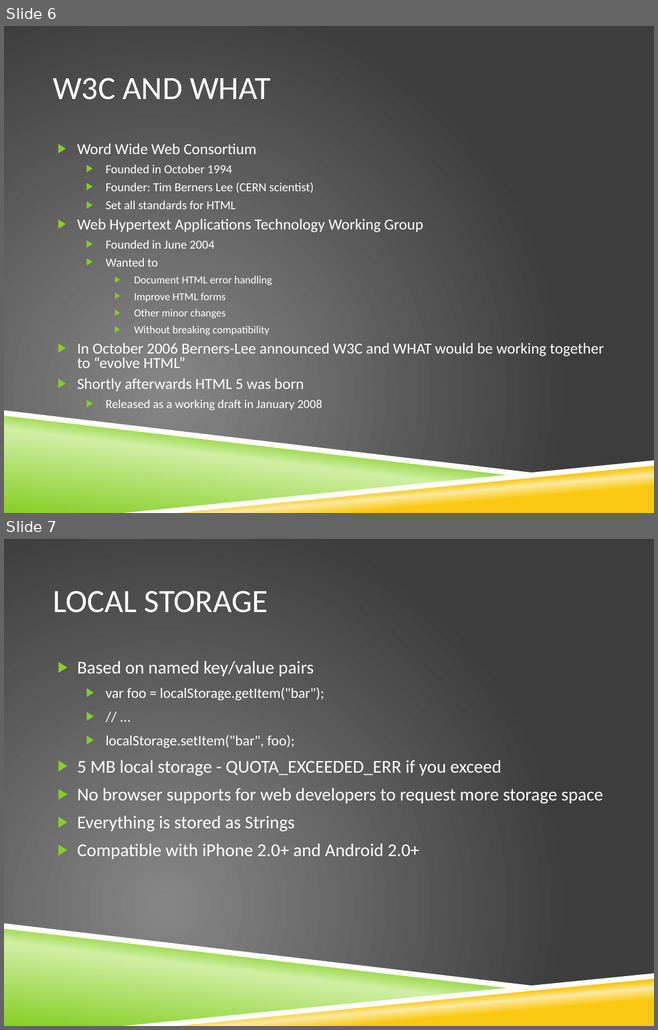
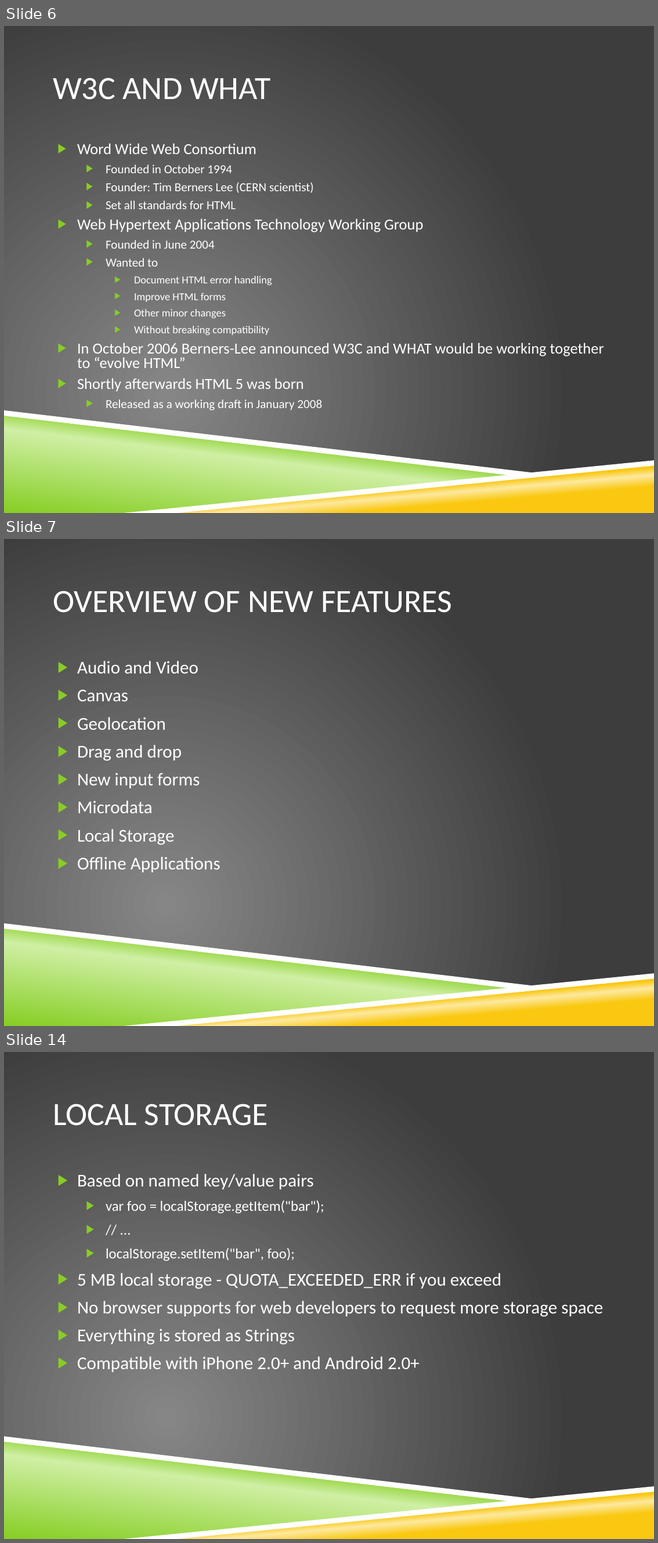
Before and after one commit to richardallred/523RPG, a slide deck: HTML 5.pptx. Shown one above the other, each under a label of ours: slides 6 and 7 before the commit, slides 6, 7 and 14 after it; the slides between them are not shown. The pictures are 658x1030 and 658x1543 pixels, drawn with LibreOffice and Linux fonts; fonts in the diff are those of the drawing; background and template pictures are left out. Boxes give left, top, right and bottom in pixels: in the first picture for what was removed or moved away, otherwise in the second. Text is boxed around its words. In the diff, an @@ line names an element or a change of style, - is before the commit and + after.

```diff
--- a/HTML 5.pptx
+++ b/HTML 5.pptx
@@ slide 7 added at (4, 539, 654, 1026), background picture (left out); not listed: 4 template elements that a slide beside it also shows @@
@@ title added at (53, 591, 452, 613), 36 pt, text #FFFFFF @@
+OVERVIEW OF NEW FEATURES
@@ text added at (77, 661, 220, 873), 20 pt, text #FFFFFF @@
+▶ Audio and Video
+▶ Canvas
+▶ Geolocation
+▶ Drag and drop
+▶ New input forms
+▶ Microdata
+▶ Local Storage
+▶ Offline Applications
@@ what was slide 7 is now slide 14 @@
```
Also in this commit, not shown: 6 other slides added.
